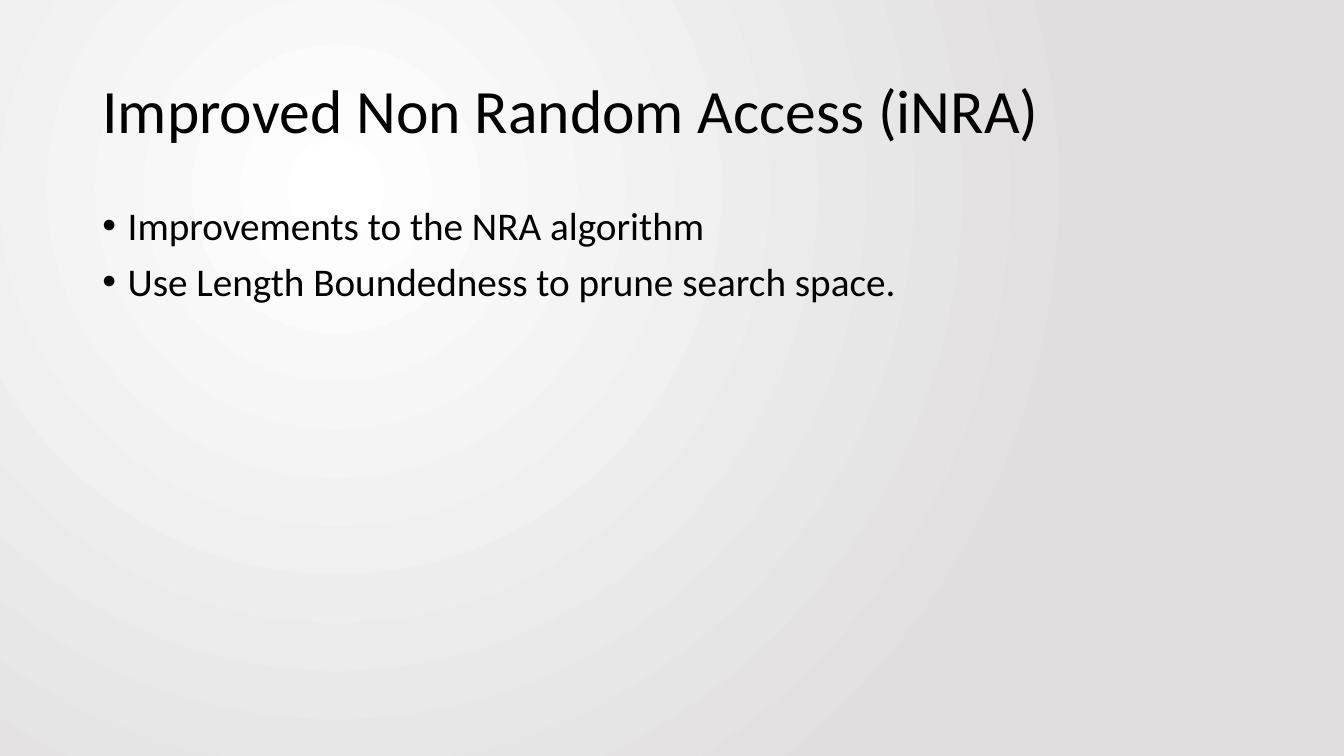
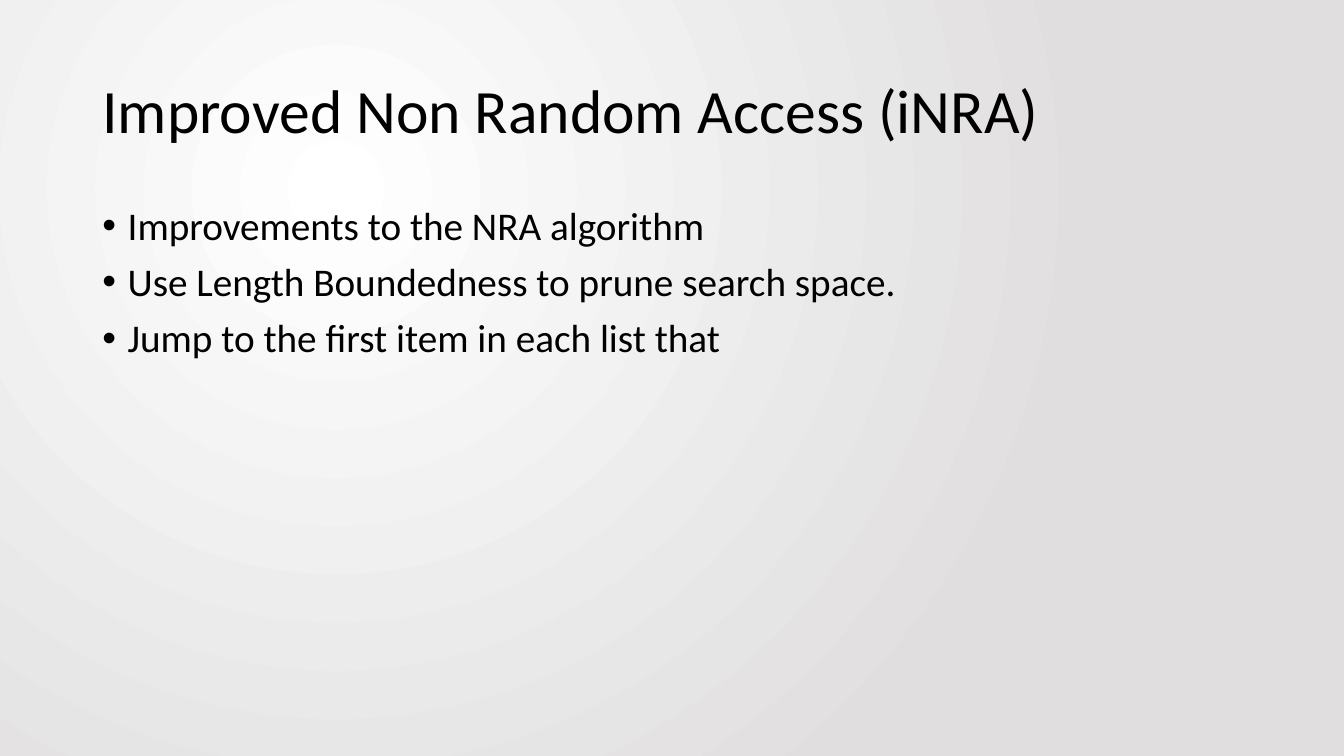
Before and after one commit to jbfitz/EECS405, a slide deck: slide 10 of Paper Presentation/EECS405.PattersonFitzpatrick.PaperPresentation.pptx (slide 8 before the commit). Drawn at 1344x756 pixels with LibreOffice and Linux fonts; fonts in the diff are those of the drawing. Boxes give left, top, right and bottom in pixels: in the first picture for what was removed or moved away, otherwise in the second. Text is boxed around its words. In the diff, an @@ line names an element or a change of style, - is before the commit and + after.

```diff
--- a/Paper Presentation/EECS405.PattersonFitzpatrick.PaperPresentation.pptx
+++ b/Paper Presentation/EECS405.PattersonFitzpatrick.PaperPresentation.pptx
@@ text at [128,324,720,359]: paragraph added @@
+• Jump to the first item in each list that
```
Also in this commit, not shown: 4 other slides changed, 4 slides added, 1 slide removed.
